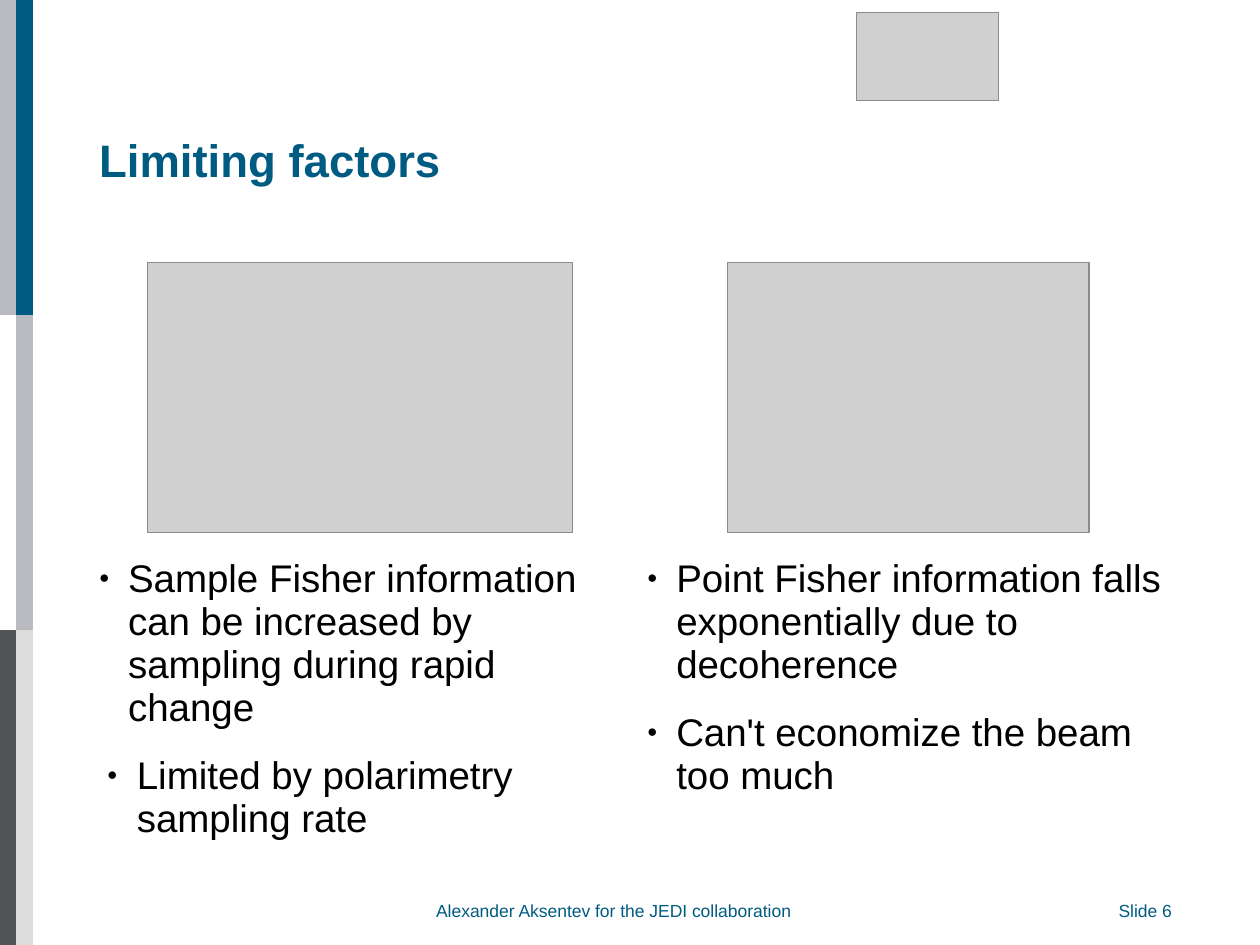
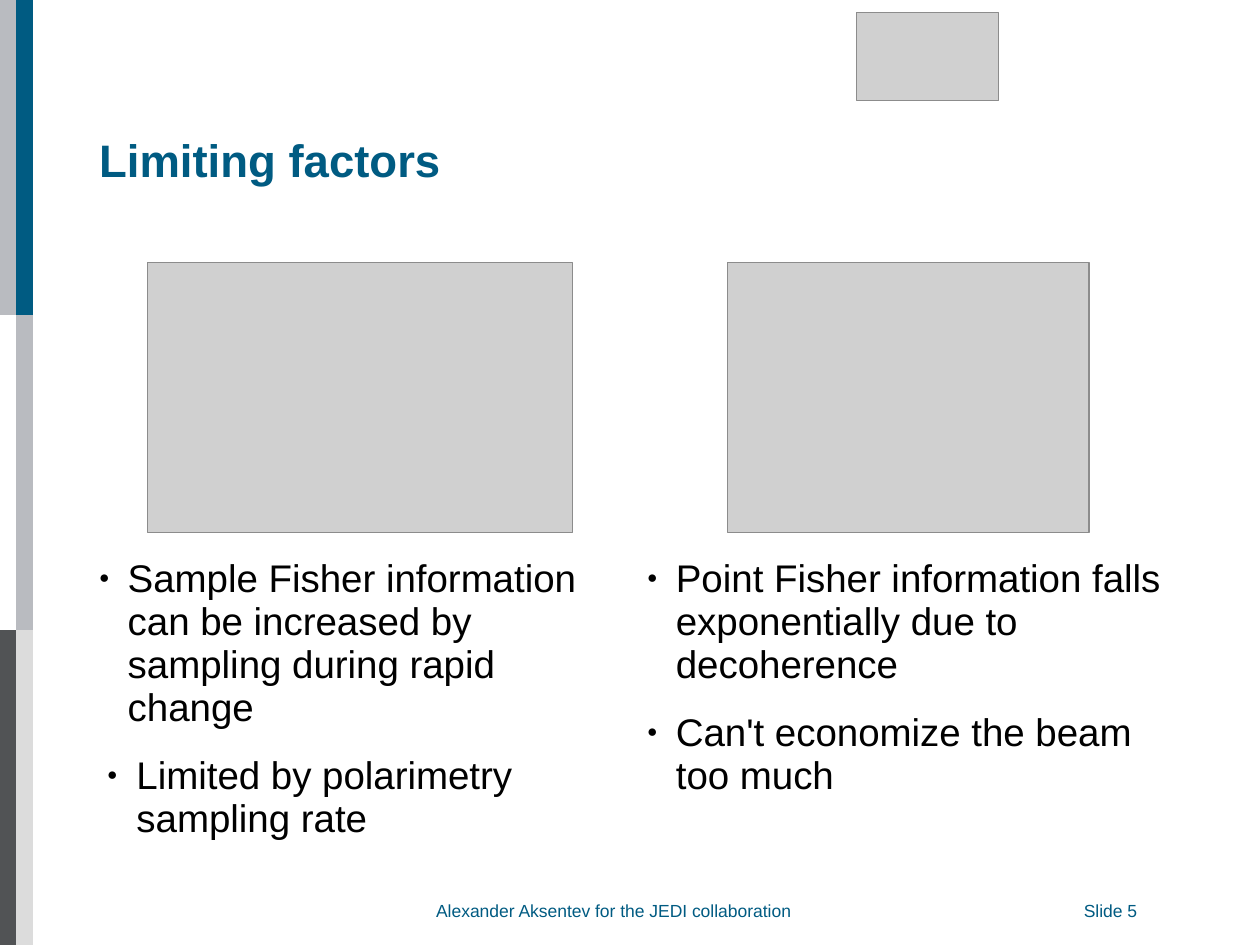
Before and after one commit to AlexAksentyev/EDM, a slide deck: slide 5 of Reports/DPG/DPG_proto.ppt (slide 6 before the commit). Drawn at 1260x945 pixels with LibreOffice and Linux fonts; fonts in the diff are those of the drawing; grey boxes stand for pictures; background and template pictures are left out. Boxes give left, top, right and bottom in pixels: in the first picture for what was removed or moved away, otherwise in the second. Text is boxed around its words. In the diff, an @@ line names an element or a change of style, - is before the commit and + after.

```diff
--- a/Reports/DPG/DPG_proto.ppt
+++ b/Reports/DPG/DPG_proto.ppt
@@ page number at (x1=1084, y1=904, x2=1137, y2=917): text changed @@
-Slide 6
+Slide 5
@@ page number moved from (x1=1119, y1=900, x2=1242, y2=921) to (x1=1084, y1=900, x2=1207, y2=921) @@
```
Also in this commit, not shown: 7 other slides changed, 2 other files.
